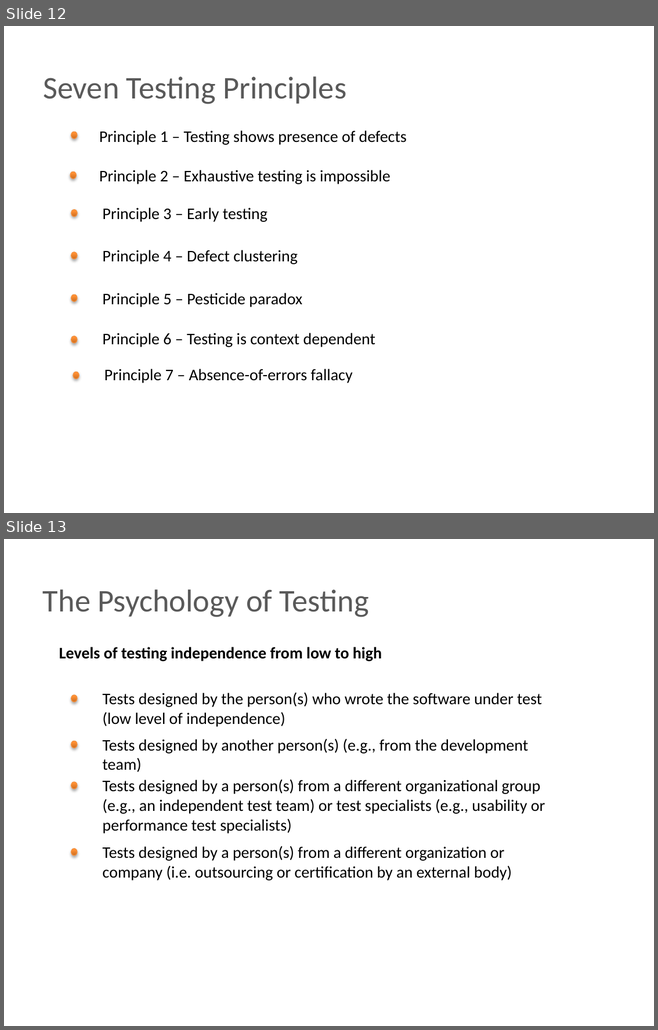
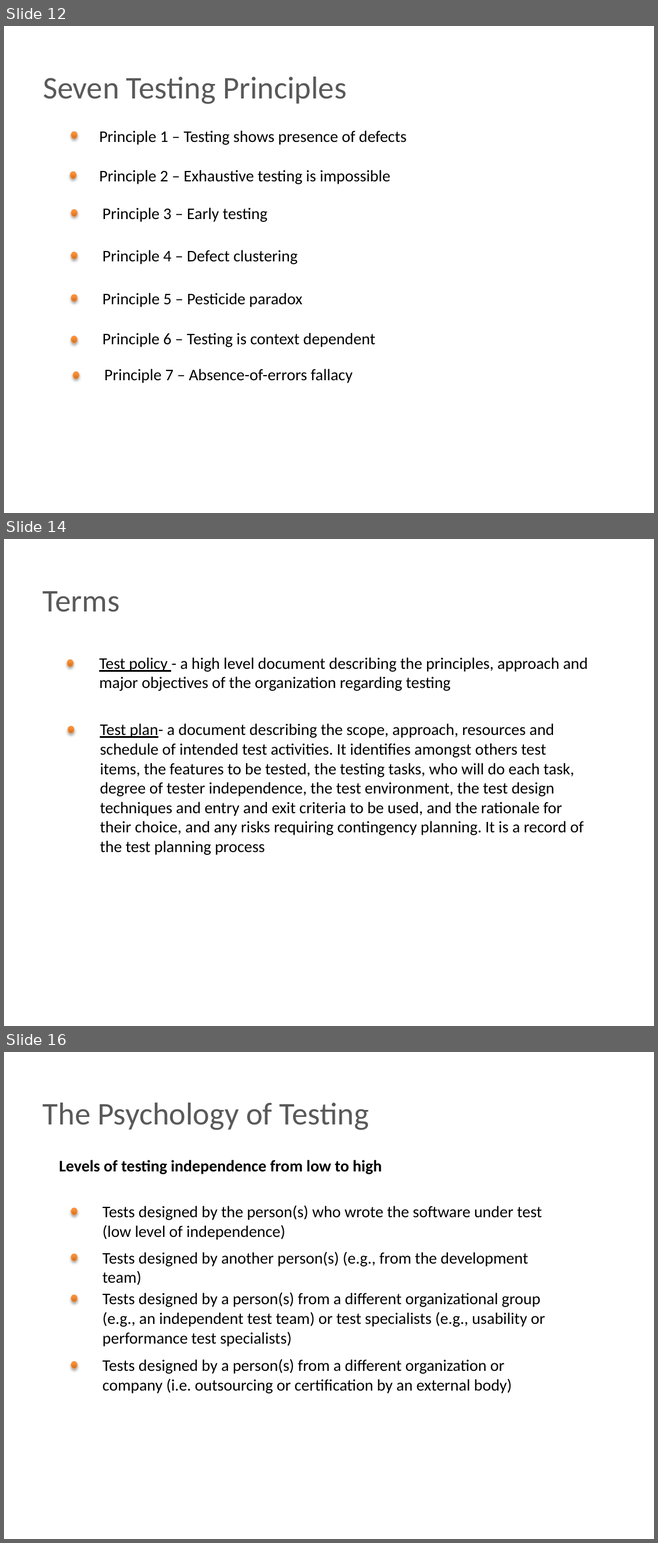
Before and after one commit to BigRacer/swtesting, a slide deck: inna/Занятие 1.pptx. Shown one above the other, each under a label of ours: slides 12 and 13 before the commit, slides 12, 14 and 16 after it; the slides between them are not shown. The pictures are 658x1030 and 658x1543 pixels, drawn with LibreOffice and Linux fonts; fonts in the diff are those of the drawing; background and template pictures are left out. Boxes give left, top, right and bottom in pixels: in the first picture for what was removed or moved away, otherwise in the second. Text is boxed around its words. In the diff, an @@ line names an element or a change of style, - is before the commit and + after.

```diff
--- a/inna/Занятие 1.pptx
+++ b/inna/Занятие 1.pptx
@@ slide 14 added at [4, 539, 654, 1026], background picture (left out) @@
@@ text added at [43, 591, 119, 612], 35 pt, text #595959 @@
+Terms
@@ ellipse added at [67, 660, 73, 667], fill gradient #CC6E20 to #FF9034 to #FF9136, outline #F69240 0.75 pt @@
@@ text added at [99, 657, 587, 691], 18 pt, text #000000 @@
+Test policy - a high level document describing the principles, approach and major objectives of the organization regarding testing
@@ ellipse added at [68, 726, 74, 733], fill gradient #CC6E20 to #FF9034 to #FF9136, outline #F69240 0.75 pt @@
@@ text added at [100, 723, 583, 855], 18 pt, text #000000 @@
+Test plan- a document describing the scope, approach, resources and schedule of intended test activities. It identifies amongst others test items, the features to be tested, the testing tasks, who will do each task, degree of tester independence, the test environment, the test design techniques and entry and exit criteria to be used, and the rationale for their choice, and any risks requiring contingency planning. It is a record of the test planning process
@@ what was slide 13 is now slide 16 @@
```
Also in this commit, not shown: 2 slides changed, 2 other slides added, 3 other files.
